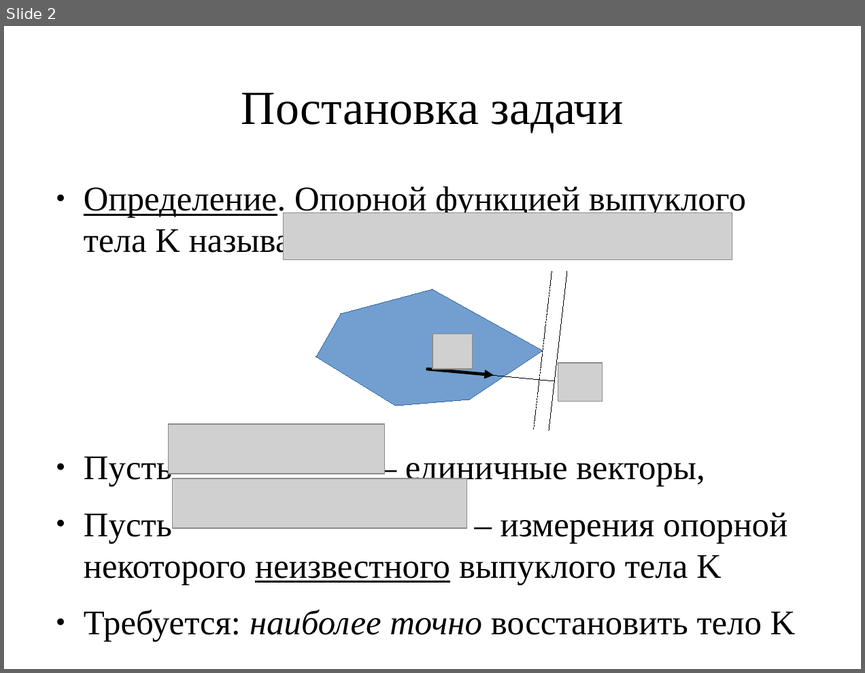
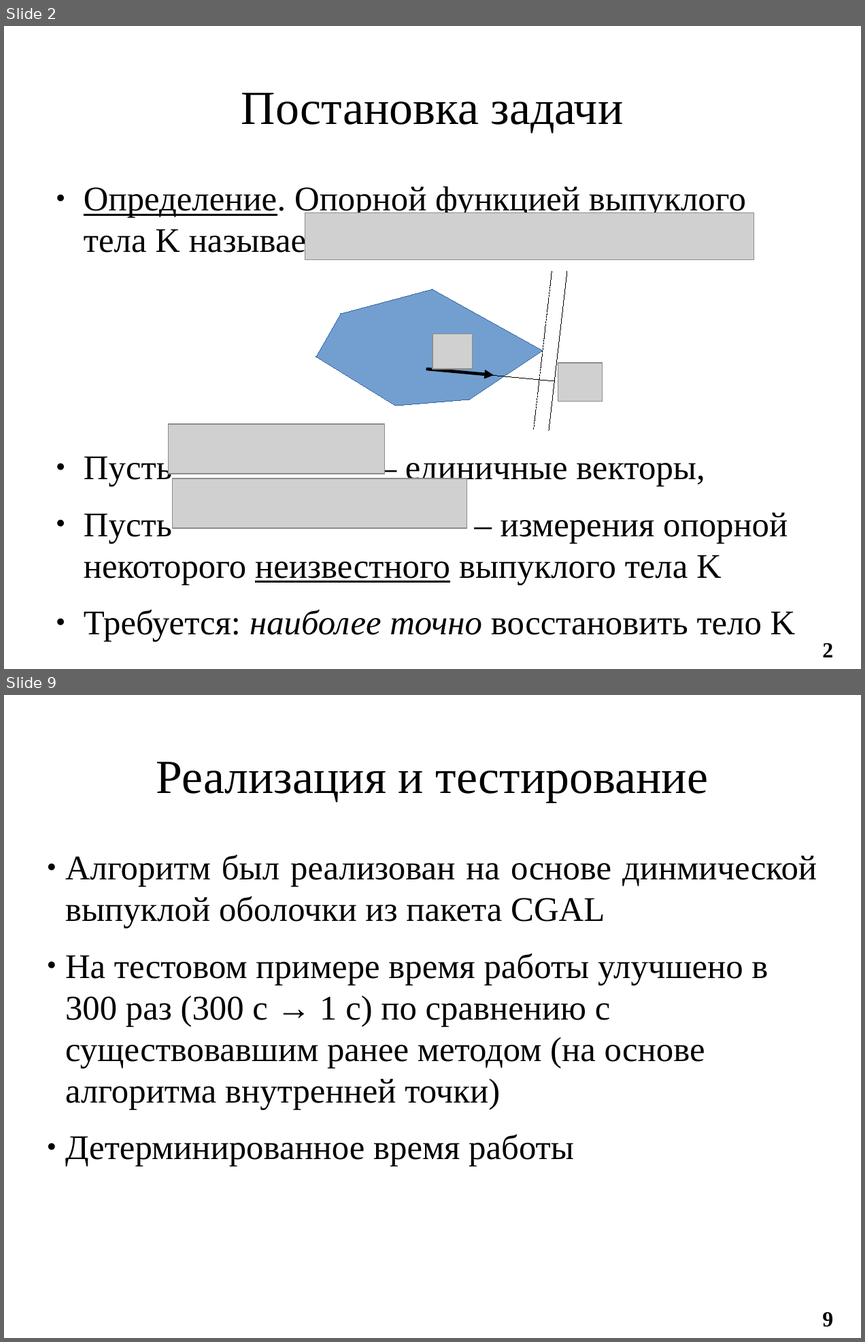
Before and after one commit to ilya-palachev/polyhedra-correction-library, a slide deck: Documentation/i.palachev/Thesis/LomonosovReadings2017/presentation-palachev.odp. Shown one above the other, each under a label of ours: slide 2 before the commit, slides 2 and 9 after it; the slides between them are not shown. The pictures are 865x673 and 865x1342 pixels, drawn with LibreOffice and Linux fonts; fonts in the diff are those of the drawing; grey boxes stand for pictures. Boxes give left, top, right and bottom in pixels: in the first picture for what was removed or moved away, otherwise in the second. Text is boxed around its words. In the diff, an @@ line names an element or a change of style, - is before the commit and + after.

```diff
--- a/Documentation/i.palachev/Thesis/LomonosovReadings2017/presentation-palachev.odp
+++ b/Documentation/i.palachev/Thesis/LomonosovReadings2017/presentation-palachev.odp
@@ slide 9 added at (4,695,861,1338), background #FFFFFF @@
@@ title added at (156,762,708,802), 44 pt, text #000000 @@
+Реализация и тестирование
@@ text added at (65,854,817,1166), 32 pt, text #000000 @@
+● Алгоритм был реализован на основе динмической выпуклой оболочки из пакета CGAL
+● На тестовом примере время работы улучшено в 300 раз (300 с → 1 с) по сравнению с существовавшим ранее методом (на основе алгоритма внутренней точки)
+● Детерминированное время работы
@@ page number added at (822,1312,833,1327), 20 pt, text #000000, bold @@
+9
@@ slide 2 changed as well @@
@@ picture: place and size @@
-picture at (283,212,732,259)
+picture at (305,212,754,259)
@@ page number added at (822,643,833,657), 20 pt, text #000000, bold @@
+2
```
Also in this commit, not shown: 1 other slide changed, 7 other slides added, 1 slide removed.
